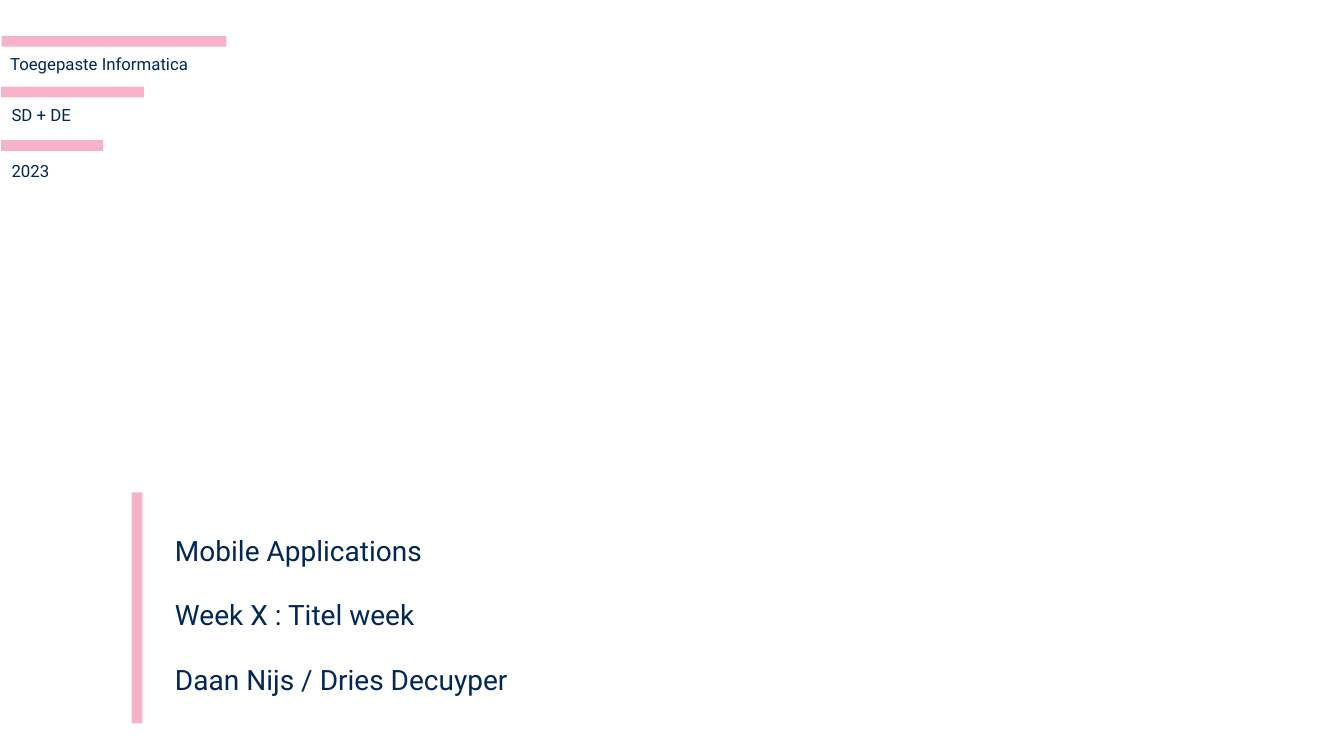
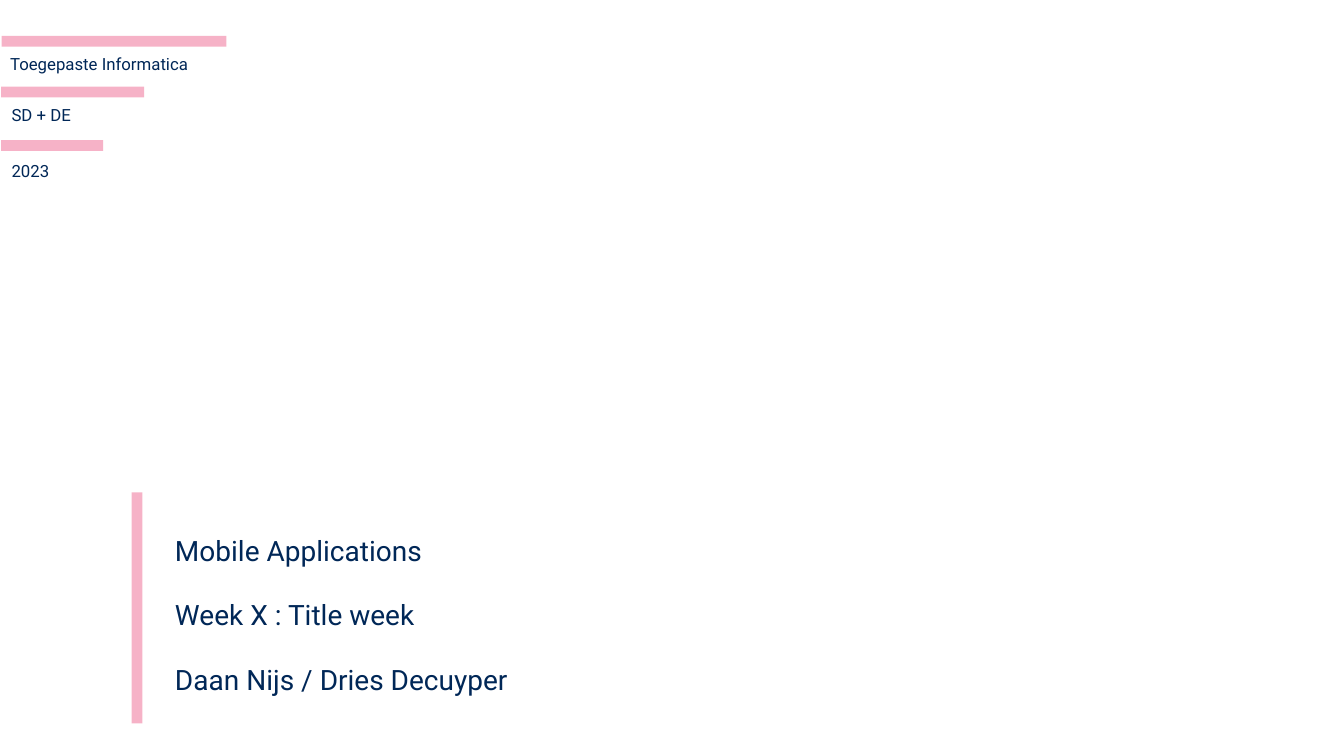
Before and after one commit to harveypekar/mobile, a slide deck: slide 2 of docs/intro_slides_template.pptx (slide 1 before the commit). Drawn at 1344x756 pixels with LibreOffice and Linux fonts; fonts in the diff are those of the drawing; background and template pictures are left out. Boxes give left, top, right and bottom in pixels: in the first picture for what was removed or moved away, otherwise in the second. Text is boxed around its words. In the diff, an @@ line names an element or a change of style, - is before the commit and + after.

```diff
--- a/docs/intro_slides_template.pptx
+++ b/docs/intro_slides_template.pptx
@@ text at (175, 604, 414, 626): text changed @@
-Week X : Titel week
+Week X : Title week
```
Also in this commit, not shown: 7 slides added.
